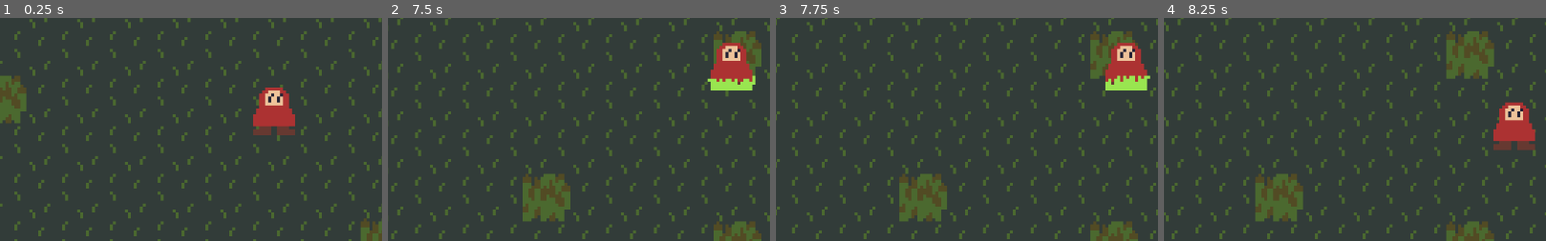
Above: before the commit, frames 1-4 (left to right).
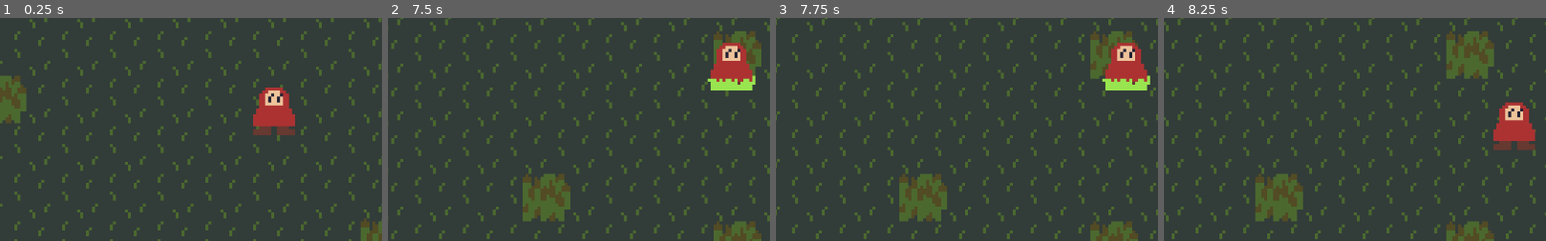
Above: after the commit, the same moments.

Repository: apples/ld48
Game: Godot game, scene res://scenes/forest/ForestScene.tscn
Two runs of this game, one before a commit and one after it. Both use one fixed random seed, a clock stepped at 60 frames per second and the inputs below. The project has no main scene, so this scene is started directly.
Inputs:
- Up to frame 1 (0.25 s): no input
- Up to frame 2 (7.5 s): tap Enter at 0.5 s; hold Right (move_right) 0.53-1.28 s; hold Shift 0.53-1.28 s; hold Down (move_down) 1.28-2.03 s; tap Shift every 1.5 s from 1.35 to 7.35 s; hold Right (move_right) 2.03-2.78 s; hold Shift 2.03-2.78 s; hold Up (move_up) 2.78-3.53 s; hold Shift 3.53-4.28 s; hold Left (move_left) 3.53-5.03 s; hold Down (move_down) 5.03-5.78 s; hold Shift 5.03-5.78 s; hold Right (move_right) 5.78-6.53 s; hold Up (move_up) 6.53-7.28 s; hold Shift 6.53-7.28 s; hold Right (move_right) from 7.28 s (still down)
- Up to frame 3 (7.75 s): keep holding Right (move_right)
- Up to frame 4 (8.25 s): release Right (move_right) at 8.03 s; hold Down (move_down) from 8.03 s (still down); hold Shift from 8.03 s (still down)
The pictures show only the part of the screen within x 14-64%, y 29-79%; the shares and areas given below are measured in that part.

Frames 1-2 are identical in both runs. In frame 3, 0.2% of the frame differs, in the area x 85-98%, y 25-30%; in frame 4, nothing differs.

Commit message:
Added grass sfx

Diff:
--- a/client/player/Player.gd
+++ b/client/player/Player.gd
@@ -23,7 +23,7 @@
 	if Input.is_action_pressed("move_up"):
 		dir.y -= 1.0
 
-	var move_speed = base_move_speed
+	var move_speed = 0.0 if dir.length_squared() == 0 else 1.0
 
 	if Input.is_key_pressed(KEY_SHIFT):
 		move_speed *= 2
@@ -40,8 +40,20 @@
 	if dir.length_squared() == 0:
 		$AnimatedSprite.stop()
 
-	move_and_slide(dir * move_speed)
+	move_and_slide(dir * move_speed * base_move_speed)
+
+	$AnimatedSprite.speed_scale = move_speed
 
 
 func _physics_process(delta):
 	pass
+
+func _on_AnimatedSprite_frame_changed():
+	if $AnimatedSprite.frame % 2 == 0:
+		var obs_tile = obstacle_path.get_cellv(obstacle_path.world_to_map(position))
+
+		match obs_tile:
+			TALLGRASS_TILE:
+				$SfxGrass.play()
+			_:
+				pass
--- a/client/player/Player.tscn
+++ b/client/player/Player.tscn
@@ -1,7 +1,8 @@
-[gd_scene load_steps=3 format=2]
+[gd_scene load_steps=4 format=2]
 
 [ext_resource path="res://player/spriteframes.tres" type="SpriteFrames" id=1]
 [ext_resource path="res://player/Player.gd" type="Script" id=2]
+[ext_resource path="res://sfx/grass.wav" type="AudioStream" id=3]
 
 [node name="Player" type="KinematicBody2D"]
 script = ExtResource( 2 )
@@ -12,3 +13,7 @@
 [node name="AnimatedSprite" type="AnimatedSprite" parent="."]
 frames = ExtResource( 1 )
 animation = "grass"
+
+[node name="SfxGrass" type="AudioStreamPlayer" parent="."]
+stream = ExtResource( 3 )
+[connection signal="frame_changed" from="AnimatedSprite" to="." method="_on_AnimatedSprite_frame_changed"]
--- a/client/player/spriteframes.tres
+++ b/client/player/spriteframes.tres
@@ -22,7 +22,7 @@
 "name": "default",
 "speed": 5.0
 }, {
-"frames": [ SubResource( 1 ), SubResource( 2 ), SubResource( 3 ) ],
+"frames": [ SubResource( 1 ), SubResource( 2 ), SubResource( 3 ), SubResource( 2 ) ],
 "loop": true,
 "name": "grass",
 "speed": 5.0
Not shown, added: client/sfx/grass.wav.import
Not shown, added: client/sfx/grass.wav
